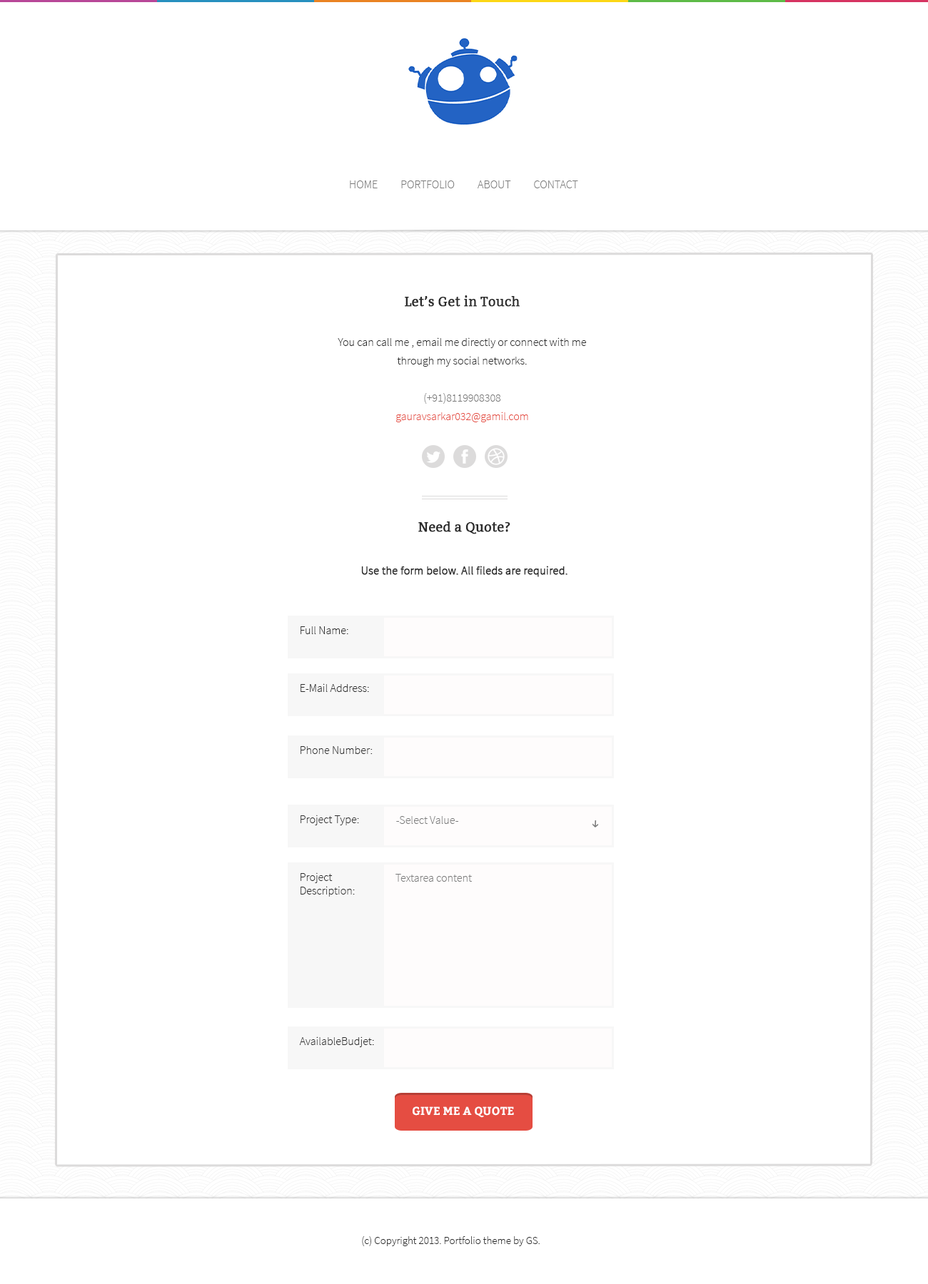
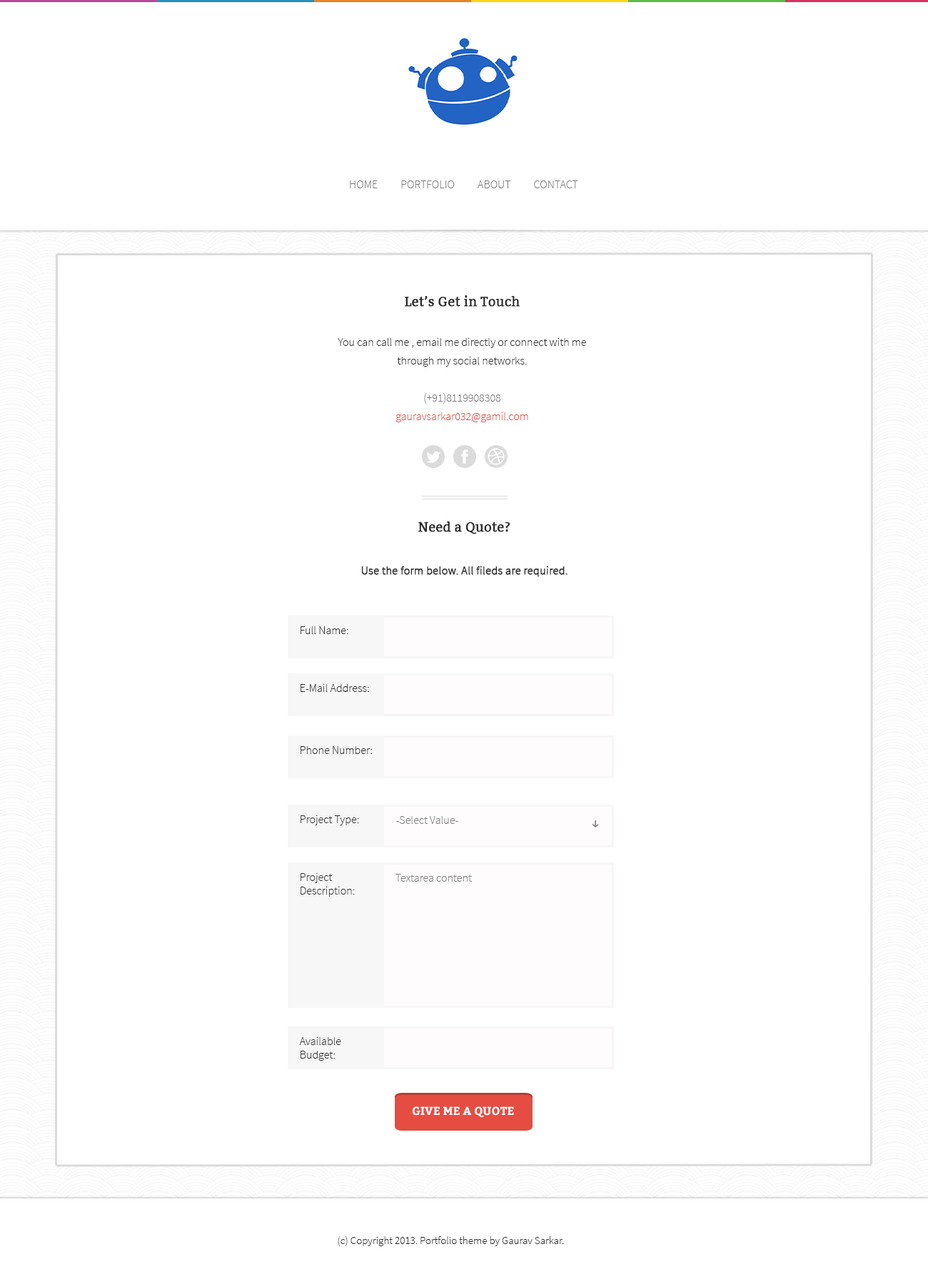
Comparing the layer stacks of the two 928×1284 images. Changes:
renamed "(c) Copyright 2013. Portfolio theme by GS." to "(c) Copyright 2013. Portfolio theme by Gaurav Sarkar.", painted on it over [337, 1236, 564, 1247]
painted on "Need a Quote? Use the form below. All fileds are required." over [475, 524, 492, 533]
renamed "AvailableBudjet:" to "Available Budget:", painted on it over [300, 1036, 374, 1062]
